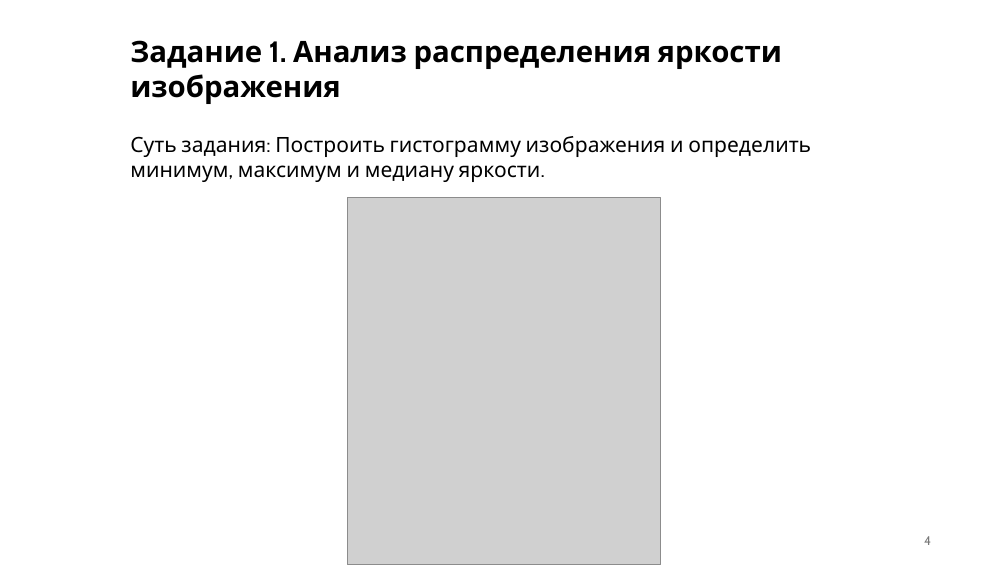
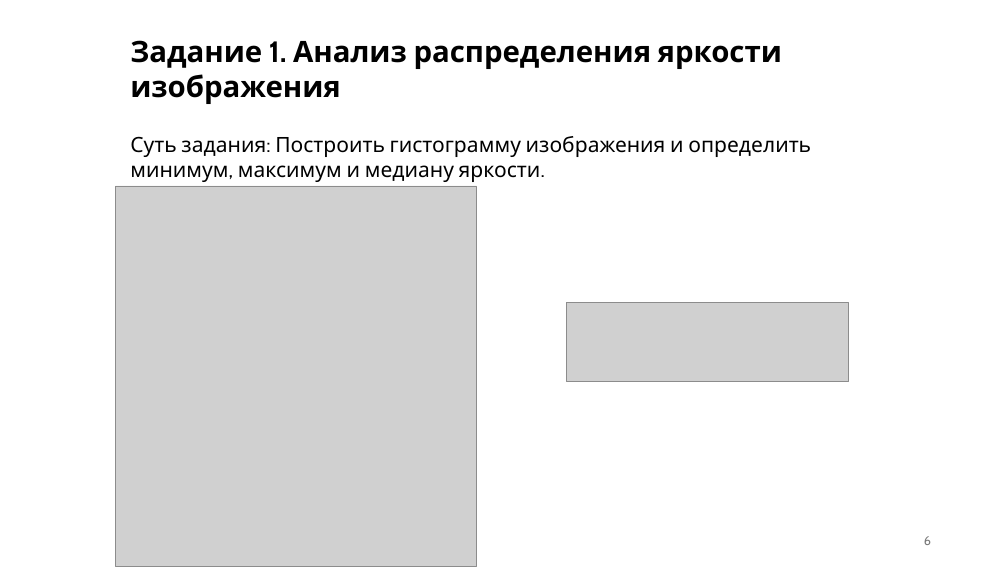
Before and after one commit to quistxnd/cv, a slide deck: slide 6 of lab2/lab2.pptx (slide 4 before the commit). Drawn at 1008x567 pixels with LibreOffice and Linux fonts; fonts in the diff are those of the drawing; grey boxes stand for pictures. Boxes give left, top, right and bottom in pixels: in the first picture for what was removed or moved away, otherwise in the second. Text is boxed around its words. In the diff, an @@ line names an element or a change of style, - is before the commit and + after.

```diff
--- a/lab2/lab2.pptx
+++ b/lab2/lab2.pptx
@@ picture added at [116,186,476,566] @@
@@ picture removed at [347,197,660,565] @@
@@ picture added at [566,302,849,381] @@
@@ page number at [924,536,931,545]: text changed @@
-4
+6
```
Also in this commit, not shown: 6 other slides changed, 1 slide added, 1 other file.
